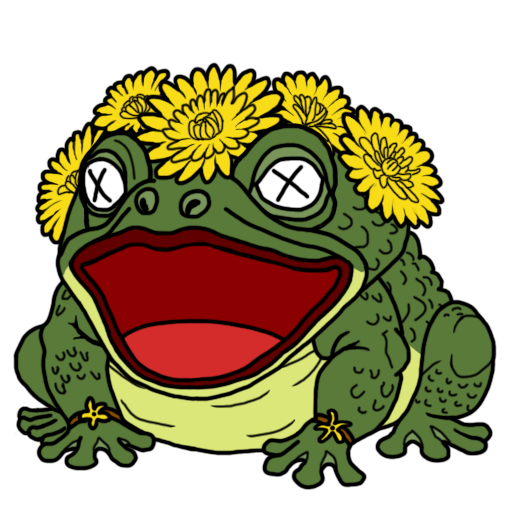
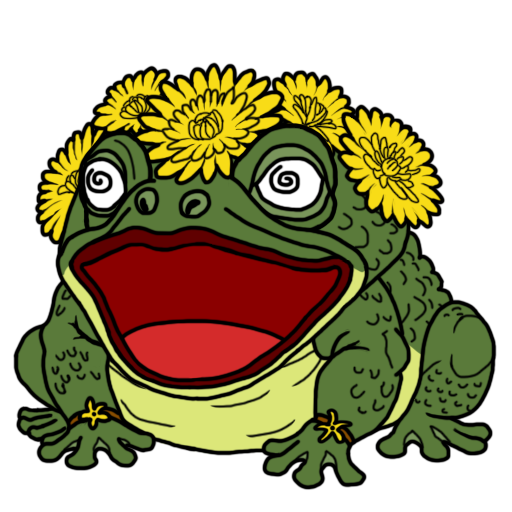
Comparing the layer stacks of the two 512×512 images. Changes:
added layer "rightEyeStunned" in group "rightEye" over [82, 133, 153, 229]
"rightEye" (2nd of 2, in "Eyes" › "rightEye"): opacity 100% → 66% over [82, 133, 153, 229]
added layer "leftEyeStunned" in group "leftEye" over [229, 123, 338, 230]
painted on "RightLeg" (2nd of 2, in "RightLeg") over [14, 402, 30, 435]
